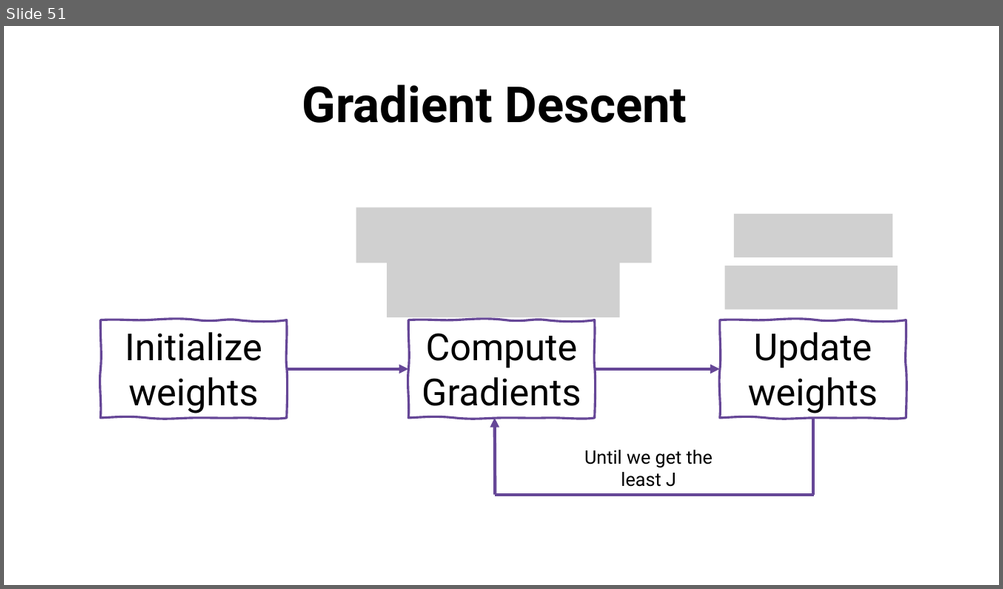
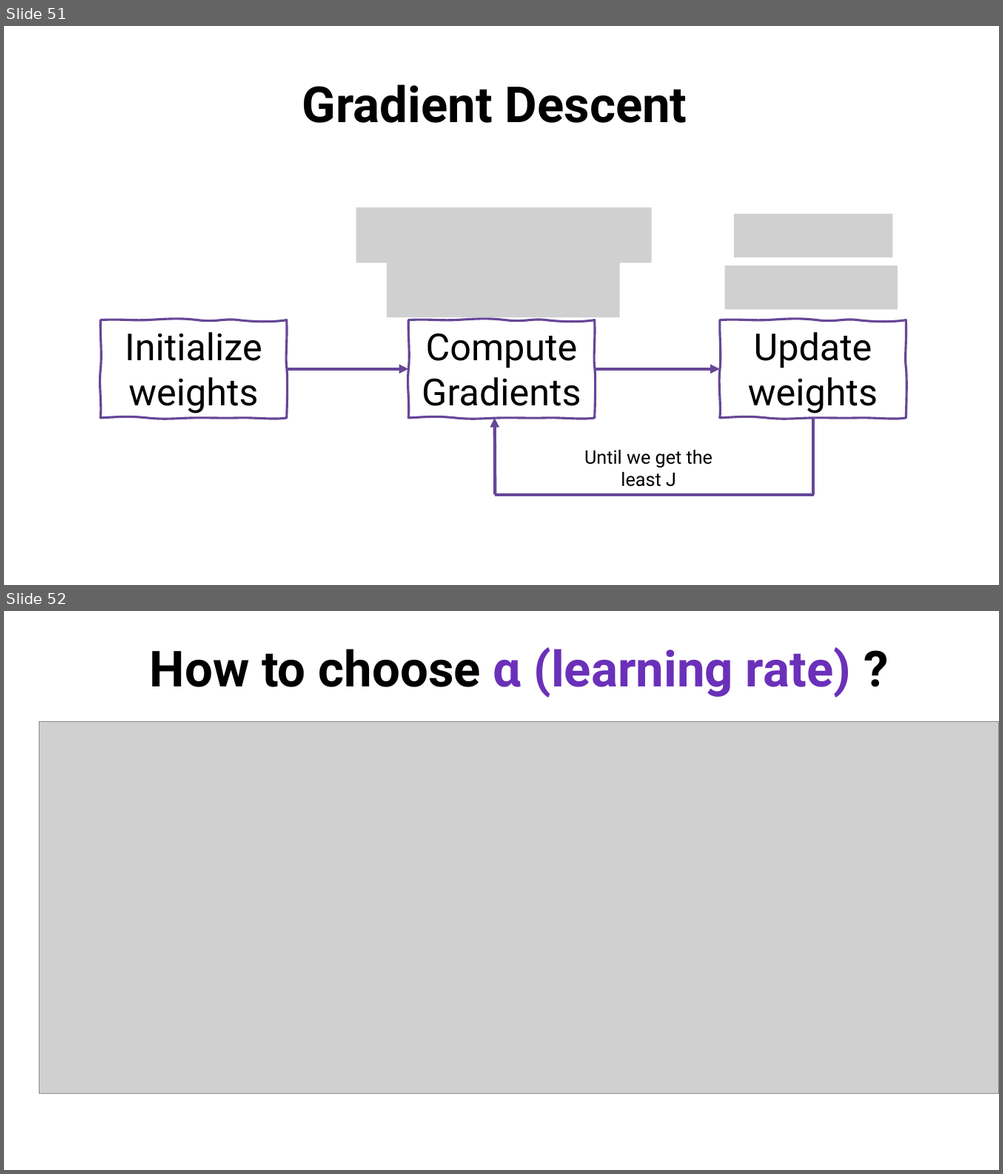
Before and after one commit to inesriahi/Machine-Learning-Course, a slide deck: slides.pptx. Shown one above the other, each under a label of ours: slide 51 before the commit, slides 51 and 52 after it. The pictures are 1003x589 and 1003x1174 pixels, drawn with LibreOffice and Linux fonts; fonts in the diff are those of the drawing; grey boxes stand for pictures. Boxes give left, top, right and bottom in pixels: in the first picture for what was removed or moved away, otherwise in the second. Text is boxed around its words. In the diff, an @@ line names an element or a change of style, - is before the commit and + after.

```diff
--- a/slides.pptx
+++ b/slides.pptx
@@ slide 52 added at (4,611,999,1170), background #FFFFFF @@
@@ text added at (150,647,851,698), 48 pt, text #6B30B9, bold @@
+How to choose α (learning rate) ?
@@ picture added at (39,721,999,1093) @@
```
Also in this commit, not shown: 1 other slide added, 3 other files.
